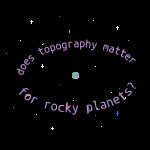
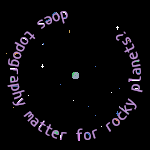
Revision of a layered w=150, h=150 image; what changed, layer by layer:
removed layer "Layer #2" over [20, 20, 128, 130]
removed layer "does topography matter #1" over [16, 39, 136, 75]
renamed "for rocky planets? #1" to "title text", painted on it over [7, 11, 143, 141]
